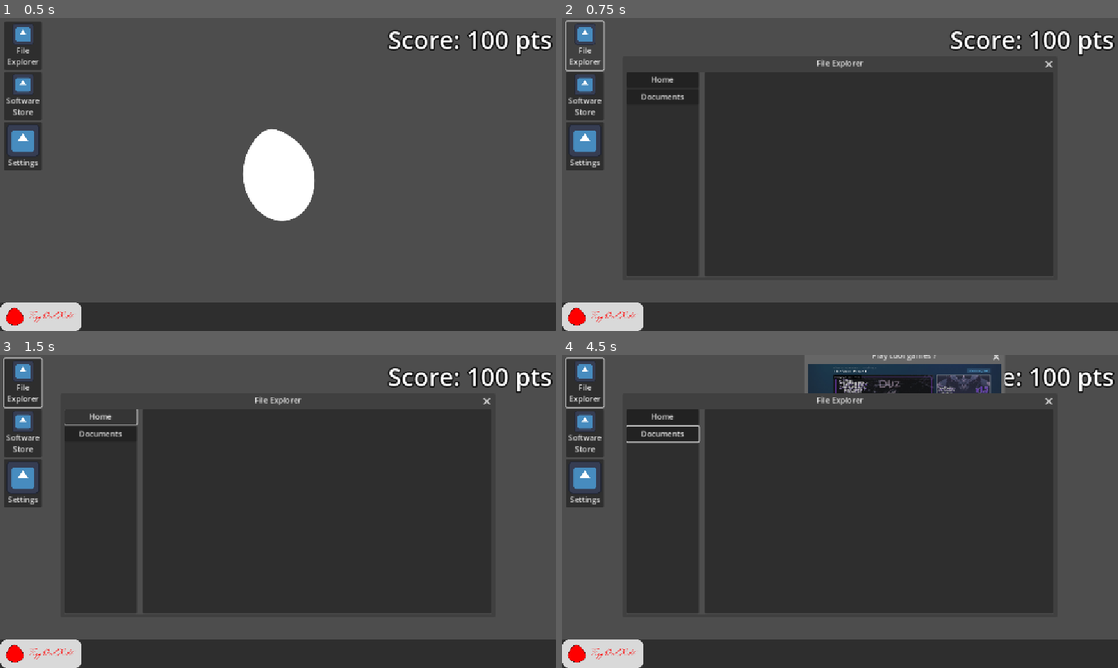
Above: before the commit, frames 1-4 (two rows, left to right).
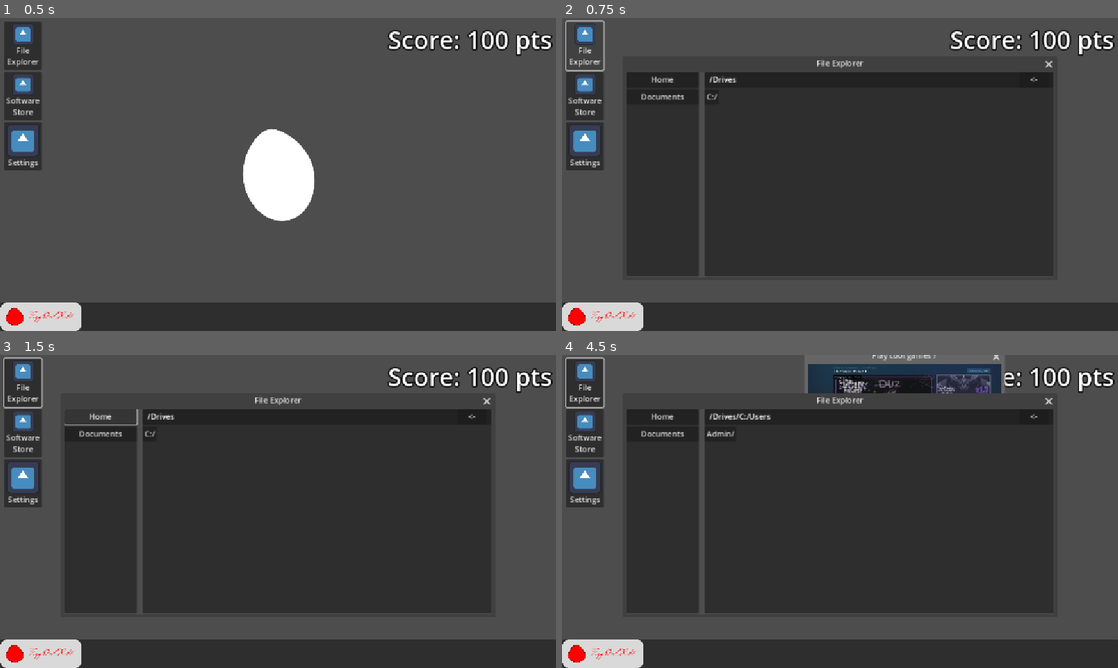
Above: after the commit, the same moments.

Repository: HA-Synchro/VirusControl
Game: Godot game, scene res://scenes/main.tscn
Two runs of this game, one before a commit and one after it. Both use one fixed random seed, a clock stepped at 60 frames per second and the inputs below. The engine's default icon, where the game draws it, is replaced by a stand-in: a white triangle on a blue panel in a dark square.
Inputs (mouse positions are in pixels of both pictures, inside the frame that each line leads up to):
- Up to frame 1 (0.5 s): no input
- Up to frame 2 (0.75 s): click "File Explorer" at 0.5 s
- Up to frame 3 (1.5 s): click "Home" at 1.25 s
- Up to frame 4 (4.5 s): click "Documents" at 2 s; click (1034, 417) at 2.75 s, where only the run after the commit has a clickable "<-"; click (712, 433) at 3.5 s, where only the run after the commit has a clickable "C:/"; click (717, 433) at 4.25 s, where only the run after the commit has a clickable "Users/"

Frame 1 is identical in both runs. In frame 2, less than 0.1% of the frame differs, in the area x 26-86%, y 18-27%; in frame 3, less than 0.1%; in frame 4, 0.4%, in the area x 11-86%, y 18-29%.

Commit message:
FileSystem P1 & Folder Restructuring abit

Diff:
--- a/file_explorer/file_explorer.gd
+++ /dev/null
@@ -1,12 +0,0 @@
-extends Window
-
-
-func _on_close_requested() -> void:
-	var tween = create_tween()
-	tween.tween_property(self, "size", Vector2i.ZERO, 0.1)
-	await tween.finished
-	self.queue_free()
-
-
-func _on_home_pressed() -> void:
-	pass # Replace with function body.
--- a/file_explorer/file_explorer.tscn
+++ /dev/null
@@ -1,37 +0,0 @@
-[gd_scene load_steps=2 format=3 uid="uid://t2pn2cpod3bc"]
-
-[ext_resource type="Script" uid="uid://dkohr6ruhcrd0" path="res://file_explorer/file_explorer.gd" id="1_ks2b6"]
-
-[node name="FileExplorer" type="Window"]
-title = "File Explorer"
-position = Vector2i(133, 111)
-size = Vector2i(885, 425)
-script = ExtResource("1_ks2b6")
-
-[node name="HSplitContainer" type="HSplitContainer" parent="."]
-anchors_preset = 15
-anchor_right = 1.0
-anchor_bottom = 1.0
-grow_horizontal = 2
-grow_vertical = 2
-
-[node name="Sidebar" type="PanelContainer" parent="HSplitContainer"]
-custom_minimum_size = Vector2(150, 0)
-layout_mode = 2
-
-[node name="VBoxContainer" type="VBoxContainer" parent="HSplitContainer/Sidebar"]
-layout_mode = 2
-
-[node name="Home" type="Button" parent="HSplitContainer/Sidebar/VBoxContainer"]
-layout_mode = 2
-text = "Home"
-
-[node name="Documents" type="Button" parent="HSplitContainer/Sidebar/VBoxContainer"]
-layout_mode = 2
-text = "Documents"
-
-[node name="MainExplorer" type="PanelContainer" parent="HSplitContainer"]
-layout_mode = 2
-
-[connection signal="close_requested" from="." to="." method="_on_close_requested"]
-[connection signal="pressed" from="HSplitContainer/Sidebar/VBoxContainer/Home" to="." method="_on_home_pressed"]
--- a/project.godot
+++ b/project.godot
@@ -17,7 +17,7 @@
 
 [autoload]
 
-Global="*res://autoloads/Global.gd"
+Global="*res://utils/autoloads/Global.gd"
 
 [display]
 
--- a/ad_window/ad_window.tscn
+++ b/scenes/ad_window/ad_window.tscn
@@ -1,13 +1,13 @@
 [gd_scene load_steps=15 format=3 uid="uid://60p30npm6kti"]
 
-[ext_resource type="Script" uid="uid://cs741ecyhf2rf" path="res://ad_window/ad_window.gd" id="1_wfamw"]
-[ext_resource type="Script" uid="uid://dgvf657jcu8kr" path="res://ad_window/ad_resource.gd" id="2_7wedu"]
-[ext_resource type="Texture2D" uid="uid://iixwmp2ecpd7" path="res://ad_window/assets/cat.jpg" id="2_y3o4a"]
-[ext_resource type="Texture2D" uid="uid://8577dpvsyg5w" path="res://ad_window/assets/TVP.png" id="4_t7k7s"]
-[ext_resource type="Texture2D" uid="uid://bvywnidsapxcb" path="res://ad_window/assets/arch.png" id="5_ssnec"]
-[ext_resource type="Texture2D" uid="uid://nwggo0uk5uh7" path="res://ad_window/assets/astra.png" id="6_corsv"]
-[ext_resource type="Texture2D" uid="uid://c1mkrgn7tj3c3" path="res://ad_window/assets/1000.jpg" id="7_2qchl"]
-[ext_resource type="Texture2D" uid="uid://orybdq13cqo1" path="res://ad_window/assets/join_the_revloution.png" id="8_xi67k"]
+[ext_resource type="Script" uid="uid://cs741ecyhf2rf" path="res://scenes/ad_window/ad_window.gd" id="1_wfamw"]
+[ext_resource type="Script" uid="uid://dgvf657jcu8kr" path="res://scenes/ad_window/ad_resource.gd" id="2_7wedu"]
+[ext_resource type="Texture2D" uid="uid://iixwmp2ecpd7" path="res://scenes/ad_window/images/cat.jpg" id="2_y3o4a"]
+[ext_resource type="Texture2D" uid="uid://8577dpvsyg5w" path="res://scenes/ad_window/images/TVP.png" id="4_t7k7s"]
+[ext_resource type="Texture2D" uid="uid://bvywnidsapxcb" path="res://scenes/ad_window/images/arch.png" id="5_ssnec"]
+[ext_resource type="Texture2D" uid="uid://nwggo0uk5uh7" path="res://scenes/ad_window/images/astra.png" id="6_corsv"]
+[ext_resource type="Texture2D" uid="uid://c1mkrgn7tj3c3" path="res://scenes/ad_window/images/1000.jpg" id="7_2qchl"]
+[ext_resource type="Texture2D" uid="uid://orybdq13cqo1" path="res://scenes/ad_window/images/join_the_revloution.png" id="8_xi67k"]
 
 [sub_resource type="Resource" id="Resource_7wedu"]
 script = ExtResource("2_7wedu")
--- a/error_window/error_window.tscn
+++ b/scenes/error_window/error_window.tscn
@@ -1,6 +1,6 @@
 [gd_scene load_steps=2 format=3 uid="uid://bq38ld4mhr5ia"]
 
-[ext_resource type="Script" uid="uid://cucp7hyrmeowe" path="res://error_window/error_window.gd" id="1_vjlid"]
+[ext_resource type="Script" uid="uid://cucp7hyrmeowe" path="res://scenes/error_window/error_window.gd" id="1_vjlid"]
 
 [node name="ErrorWindow" type="Window"]
 title = "Warning"
--- /dev/null
+++ b/scenes/file_explorer/file_explorer.gd
@@ -0,0 +1,45 @@
+extends Window
+
+@export var filesystem: FileSystem
+@export var grid_container: GridContainer
+@export var path_label: Label
+
+func _ready() -> void:
+	update_ui()
+
+func update_ui():
+	var folder = filesystem.get_current_folder()
+	clear_children(grid_container)
+
+	path_label.text = "/" + "/".join(filesystem.current_path)
+
+	for _name in folder.keys():
+		var is_folder = typeof(folder[_name]) == TYPE_DICTIONARY
+		var button = Button.new()
+		button.text = _name + ("/" if is_folder else "")
+		button.pressed.connect(_on_item_selected.bind(_name))
+		grid_container.add_child(button)
+
+func clear_children(object):
+	for child in object.get_children():
+		child.queue_free()
+
+func _on_close_requested() -> void:
+	var tween = create_tween()
+	tween.tween_property(self, "size", Vector2i.ZERO, 0.1)
+	await tween.finished
+	self.queue_free()
+
+func _on_home_pressed() -> void:
+	pass
+
+func _on_item_selected(_name) -> void:
+	var folder = filesystem.get_current_folder()
+	if typeof(folder[_name]) == TYPE_DICTIONARY:
+		filesystem.current_path.append(_name)
+		update_ui()
+	else:
+		print("Selected file:", _name)
+
+func _on_back_button_pressed() -> void:
+	filesystem.go_back(self)
--- /dev/null
+++ b/scenes/file_explorer/file_explorer.tscn
@@ -0,0 +1,70 @@
+[gd_scene load_steps=3 format=3 uid="uid://t2pn2cpod3bc"]
+
+[ext_resource type="Script" uid="uid://dkohr6ruhcrd0" path="res://scenes/file_explorer/file_explorer.gd" id="1_ks2b6"]
+[ext_resource type="Resource" uid="uid://boag0yytgn8w8" path="res://utils/resources/FileSystemData.tres" id="2_rupmg"]
+
+[node name="FileExplorer" type="Window" node_paths=PackedStringArray("grid_container", "path_label")]
+title = "File Explorer"
+position = Vector2i(133, 111)
+size = Vector2i(885, 425)
+script = ExtResource("1_ks2b6")
+filesystem = ExtResource("2_rupmg")
+grid_container = NodePath("HSplitContainer/MainExplorer/VBoxContainer/GridContainer")
+path_label = NodePath("HSplitContainer/MainExplorer/VBoxContainer/PanelContainer/MarginContainer/HBoxContainer/PathLabel")
+
+[node name="HSplitContainer" type="HSplitContainer" parent="."]
+anchors_preset = 15
+anchor_right = 1.0
+anchor_bottom = 1.0
+grow_horizontal = 2
+grow_vertical = 2
+
+[node name="Sidebar" type="PanelContainer" parent="HSplitContainer"]
+custom_minimum_size = Vector2(150, 0)
+layout_mode = 2
+
+[node name="VBoxContainer" type="VBoxContainer" parent="HSplitContainer/Sidebar"]
+layout_mode = 2
+
+[node name="Home" type="Button" parent="HSplitContainer/Sidebar/VBoxContainer"]
+layout_mode = 2
+text = "Home"
+
+[node name="Documents" type="Button" parent="HSplitContainer/Sidebar/VBoxContainer"]
+layout_mode = 2
+text = "Documents"
+
+[node name="MainExplorer" type="PanelContainer" parent="HSplitContainer"]
+layout_mode = 2
+
+[node name="VBoxContainer" type="VBoxContainer" parent="HSplitContainer/MainExplorer"]
+layout_mode = 2
+
+[node name="PanelContainer" type="PanelContainer" parent="HSplitContainer/MainExplorer/VBoxContainer"]
+custom_minimum_size = Vector2(0, 30)
+layout_mode = 2
+
+[node name="MarginContainer" type="MarginContainer" parent="HSplitContainer/MainExplorer/VBoxContainer/PanelContainer"]
+layout_mode = 2
+theme_override_constants/margin_left = 10
+theme_override_constants/margin_right = 10
+
+[node name="HBoxContainer" type="HBoxContainer" parent="HSplitContainer/MainExplorer/VBoxContainer/PanelContainer/MarginContainer"]
+layout_mode = 2
+
+[node name="PathLabel" type="Label" parent="HSplitContainer/MainExplorer/VBoxContainer/PanelContainer/MarginContainer/HBoxContainer"]
+layout_mode = 2
+size_flags_horizontal = 3
+text = "Path goes here"
+
+[node name="BackButton" type="Button" parent="HSplitContainer/MainExplorer/VBoxContainer/PanelContainer/MarginContainer/HBoxContainer"]
+custom_minimum_size = Vector2(60, 0)
+layout_mode = 2
+text = "<-"
+
+[node name="GridContainer" type="GridContainer" parent="HSplitContainer/MainExplorer/VBoxContainer"]
+layout_mode = 2
+
+[connection signal="close_requested" from="." to="." method="_on_close_requested"]
+[connection signal="pressed" from="HSplitContainer/Sidebar/VBoxContainer/Home" to="." method="_on_home_pressed"]
+[connection signal="pressed" from="HSplitContainer/MainExplorer/VBoxContainer/PanelContainer/MarginContainer/HBoxContainer/BackButton" to="." method="_on_back_button_pressed"]
--- a/scenes/main.tscn
+++ b/scenes/main.tscn
@@ -1,14 +1,14 @@
 [gd_scene load_steps=12 format=3 uid="uid://bhfme4jtr7hxm"]
 
 [ext_resource type="Script" uid="uid://blukyxbov3cah" path="res://scenes/main.gd" id="1_o5qli"]
-[ext_resource type="PackedScene" uid="uid://bq38ld4mhr5ia" path="res://error_window/error_window.tscn" id="2_0wfyh"]
-[ext_resource type="PackedScene" uid="uid://60p30npm6kti" path="res://ad_window/ad_window.tscn" id="3_choun"]
-[ext_resource type="Texture2D" uid="uid://dojxsqn2mqxub" path="res://scenes/assets/EggOsDefaultWallpaper.png" id="3_o6xl0"]
-[ext_resource type="Texture2D" uid="uid://5r7i1h38ggtr" path="res://scenes/assets/egg-os-rekt.png" id="3_sugp2"]
-[ext_resource type="PackedScene" uid="uid://t2pn2cpod3bc" path="res://file_explorer/file_explorer.tscn" id="3_tipki"]
-[ext_resource type="PackedScene" uid="uid://dibbf0518rqt1" path="res://software_store/software_store.tscn" id="4_85g3d"]
-[ext_resource type="Texture2D" uid="uid://qs0d0i6gckum" path="res://scenes/assets/egg-os-rekt-hovered.png" id="4_jyhfs"]
-[ext_resource type="Texture2D" uid="uid://c44lx7uwvcmr3" path="res://scenes/assets/egg-os-pressed.png" id="4_tbgi4"]
+[ext_resource type="PackedScene" uid="uid://bq38ld4mhr5ia" path="res://scenes/error_window/error_window.tscn" id="2_0wfyh"]
+[ext_resource type="PackedScene" uid="uid://60p30npm6kti" path="res://scenes/ad_window/ad_window.tscn" id="3_choun"]
+[ext_resource type="Texture2D" uid="uid://dojxsqn2mqxub" path="res://assets/EggOsDefaultWallpaper.png" id="3_o6xl0"]
+[ext_resource type="Texture2D" uid="uid://5r7i1h38ggtr" path="res://assets/egg-os-rekt.png" id="3_sugp2"]
+[ext_resource type="PackedScene" uid="uid://t2pn2cpod3bc" path="res://scenes/file_explorer/file_explorer.tscn" id="3_tipki"]
+[ext_resource type="PackedScene" uid="uid://dibbf0518rqt1" path="res://scenes/software_store/software_store.tscn" id="4_85g3d"]
+[ext_resource type="Texture2D" uid="uid://qs0d0i6gckum" path="res://assets/egg-os-rekt-hovered.png" id="4_jyhfs"]
+[ext_resource type="Texture2D" uid="uid://c44lx7uwvcmr3" path="res://assets/egg-os-pressed.png" id="4_tbgi4"]
 [ext_resource type="Texture2D" uid="uid://d3rdiyojb2uu4" path="res://icon.svg" id="6_tefeu"]
 
 [sub_resource type="LabelSettings" id="LabelSettings_85g3d"]
--- a/software_store/software_store.tscn
+++ b/scenes/software_store/software_store.tscn
@@ -1,6 +1,6 @@
 [gd_scene load_steps=2 format=3 uid="uid://dibbf0518rqt1"]
 
-[ext_resource type="Script" uid="uid://dcrmdowx7yxuy" path="res://software_store/software_store.gd" id="1_ead30"]
+[ext_resource type="Script" uid="uid://dcrmdowx7yxuy" path="res://scenes/software_store/software_store.gd" id="1_ead30"]
 
 [node name="SoftwareStore" type="Window"]
 title = "Software Store"
--- /dev/null
+++ b/utils/autoloads/FileSystem.gd
@@ -0,0 +1,35 @@
+class_name FileSystem
+extends Resource
+
+@export var data: Dictionary = {
+	"Drives": {
+		"C:": {
+			"Users": {
+				"Admin": {
+					"Documents": {
+						"text.txt": null
+					}
+				}
+			}
+		}
+	}
+}
+var current_path: Array = ["Drives"]
+
+func get_current_folder() -> Dictionary:
+	var folder = data
+	for part in current_path:
+		folder = folder[part]
+	return folder
+
+func go_back(calling_script):
+	if current_path.size() > 1:
+		current_path.pop_back()
+		calling_script.update_ui()
+
+func delete_file(name: String, calling_script):
+	var folder = get_current_folder()
+	if name == "VirusFile_39x2.exe":
+		print("YOU FOUND AND DELETED THE VIRUS!")
+	folder.erase(name)
+	calling_script.update_ui()
--- /dev/null
+++ b/utils/resources/FileSystemData.tres
@@ -0,0 +1,20 @@
+[gd_resource type="Resource" script_class="FileSystem" load_steps=2 format=3 uid="uid://boag0yytgn8w8"]
+
+[ext_resource type="Script" uid="uid://bpy4bc3xglbxi" path="res://utils/autoloads/FileSystem.gd" id="1_oubxl"]
+
+[resource]
+script = ExtResource("1_oubxl")
+data = {
+"Drives": {
+"C:": {
+"Users": {
+"Admin": {
+"Documents": {
+"text.txt": null
+}
+}
+}
+}
+}
+}
+metadata/_custom_type_script = "uid://bpy4bc3xglbxi"
Renamed: scenes/assets/EggOsDefaultWallpaper.png -> assets/EggOsDefaultWallpaper.png
Not shown, changed: assets/EggOsDefaultWallpaper.png.import
Renamed: scenes/assets/egg-os-pressed.png -> assets/egg-os-pressed.png
Not shown, changed: assets/egg-os-pressed.png.import
Renamed: scenes/assets/egg-os-rekt-hovered.png -> assets/egg-os-rekt-hovered.png
Not shown, changed: assets/egg-os-rekt-hovered.png.import
Renamed: scenes/assets/egg-os-rekt.png -> assets/egg-os-rekt.png
Not shown, changed: assets/egg-os-rekt.png.import
Renamed: ad_window/ad_resource.gd -> scenes/ad_window/ad_resource.gd
Renamed: ad_window/ad_resource.gd.uid -> scenes/ad_window/ad_resource.gd.uid
Renamed: ad_window/ad_window.gd -> scenes/ad_window/ad_window.gd
Renamed: ad_window/ad_window.gd.uid -> scenes/ad_window/ad_window.gd.uid
(and 20 more such lines)
